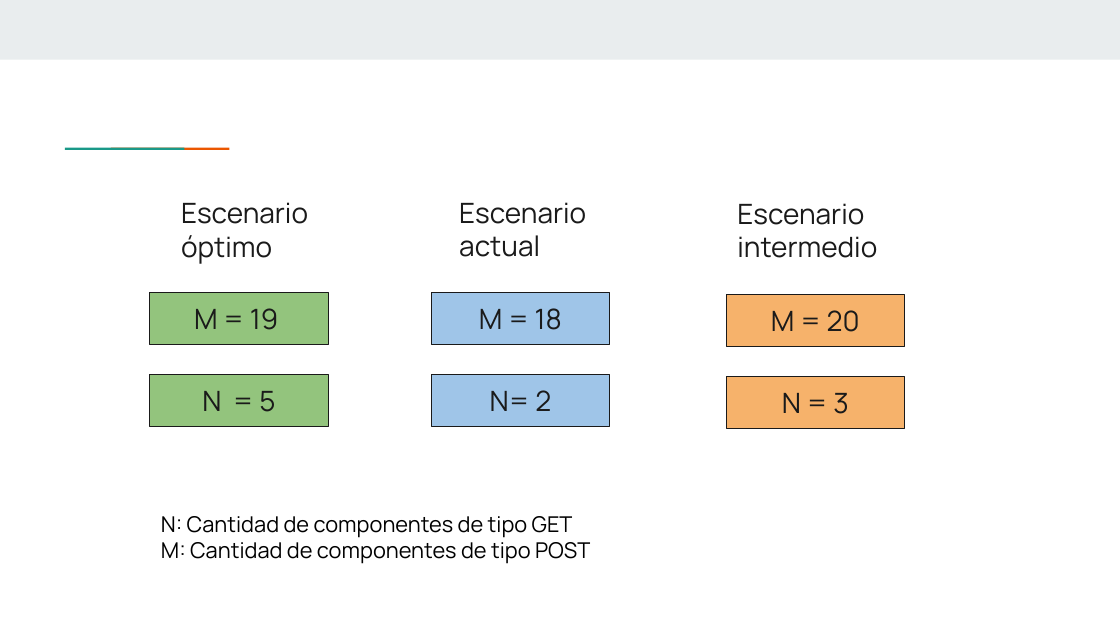
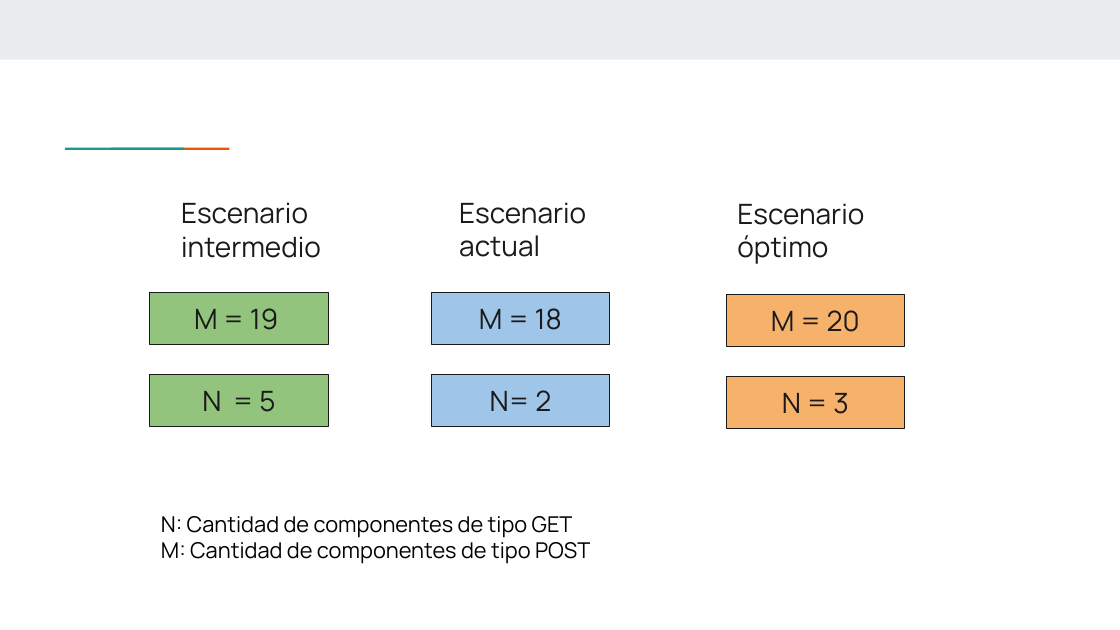
Before and after one commit to NazarethEliasNalbandian/server-requests-simulation, a slide deck: slide 12 of Simulación de Peticiones.pptx. Drawn at 1120x630 pixels with LibreOffice and Linux fonts; fonts in the diff are those of the drawing. Boxes give left, top, right and bottom in pixels: in the first picture for what was removed or moved away, otherwise in the second. Text is boxed around its words. In the diff, an @@ line names an element or a change of style, - is before the commit and + after.

```diff
--- a/Simulación de Peticiones.pptx
+++ b/Simulación de Peticiones.pptx
@@ text at (x1=181, y1=202, x2=321, y2=258): text changed @@
-Escenario óptimo
+Escenario intermedio
@@ text at (x1=737, y1=203, x2=864, y2=264): text changed @@
-Escenario intermedio
+Escenario óptimo
```
Also in this commit, not shown: 2 other slides changed, 2 other files.
